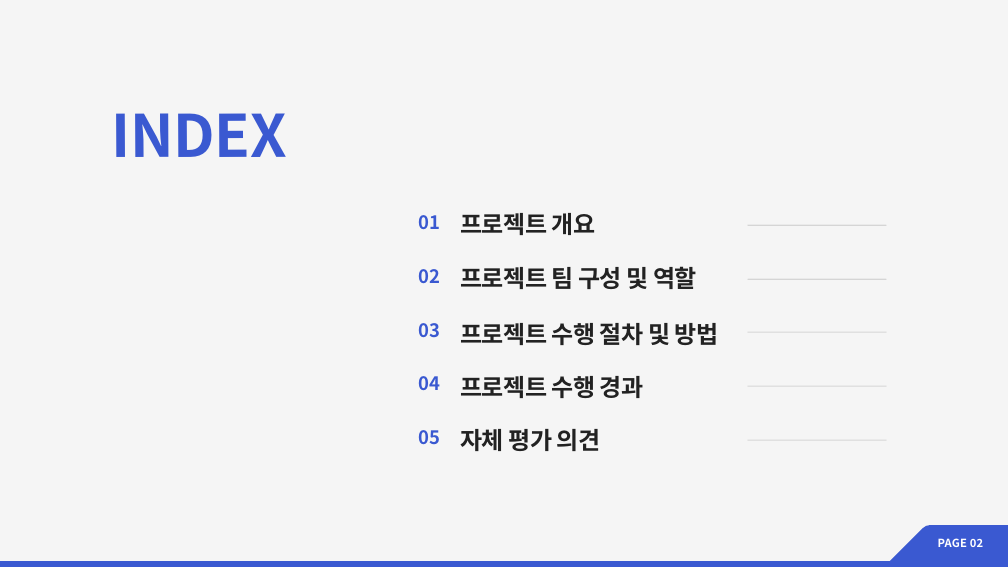
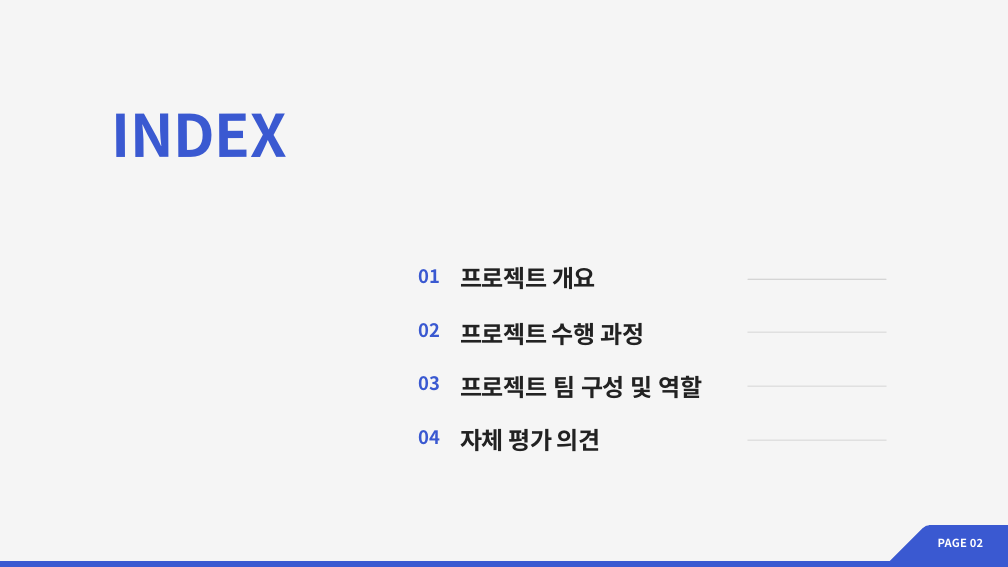
Before and after one commit to 2HyN/ip-risk-agent-v2, a slide deck: slide 2 of (5팀)_AJOU_PBL_최종_프로젝트_포트폴리오.pptx. Drawn at 1008x567 pixels with LibreOffice and Linux fonts; fonts in the diff are those of the drawing; background and template pictures are left out. Boxes give left, top, right and bottom in pixels: in the first picture for what was removed or moved away, otherwise in the second. Text is boxed around its words. In the diff, an @@ line names an element or a change of style, - is before the commit and + after.

```diff
--- a/(5팀)_AJOU_PBL_최종_프로젝트_포트폴리오.pptx
+++ b/(5팀)_AJOU_PBL_최종_프로젝트_포트폴리오.pptx
@@ text removed at bbox=[460, 213, 596, 235] @@
-프로젝트 개요
@@ line removed from (748, 225) to (886, 225) @@
@@ text "01": place and size @@
-text "01" at bbox=[418, 215, 440, 229]
+text "01" at bbox=[418, 269, 440, 283]
@@ text at bbox=[460, 267, 596, 289]: text changed @@
-프로젝트 팀 구성 및 역할
+프로젝트 개요
@@ text "02": place and size @@
-text "02" at bbox=[418, 269, 440, 283]
+text "02" at bbox=[418, 323, 440, 337]
@@ text at bbox=[460, 323, 644, 345]: text changed @@
-프로젝트 수행 절차 및 방법
+프로젝트 수행 과정
@@ text "03": place and size @@
-text "03" at bbox=[418, 323, 440, 337]
+text "03" at bbox=[418, 376, 440, 390]
@@ text at bbox=[460, 375, 703, 398]: text changed @@
-프로젝트 수행 경과
+프로젝트 팀 구성 및 역할
@@ text "04": place and size @@
-text "04" at bbox=[418, 376, 440, 390]
+text "04" at bbox=[418, 430, 440, 444]
@@ text removed at bbox=[418, 430, 440, 444] @@
-05
```
Also in this commit, not shown: 15 other slides changed.
